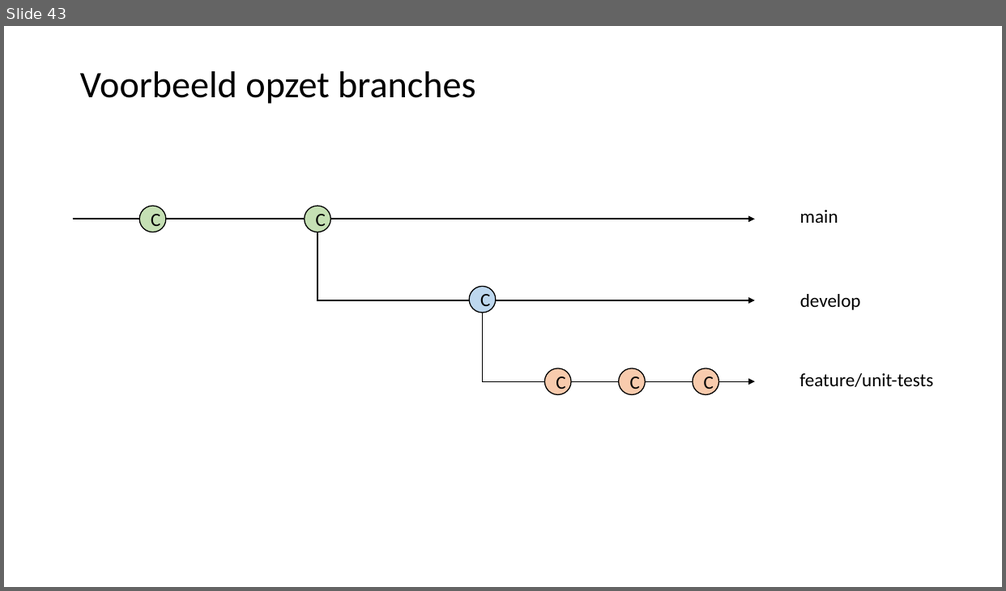
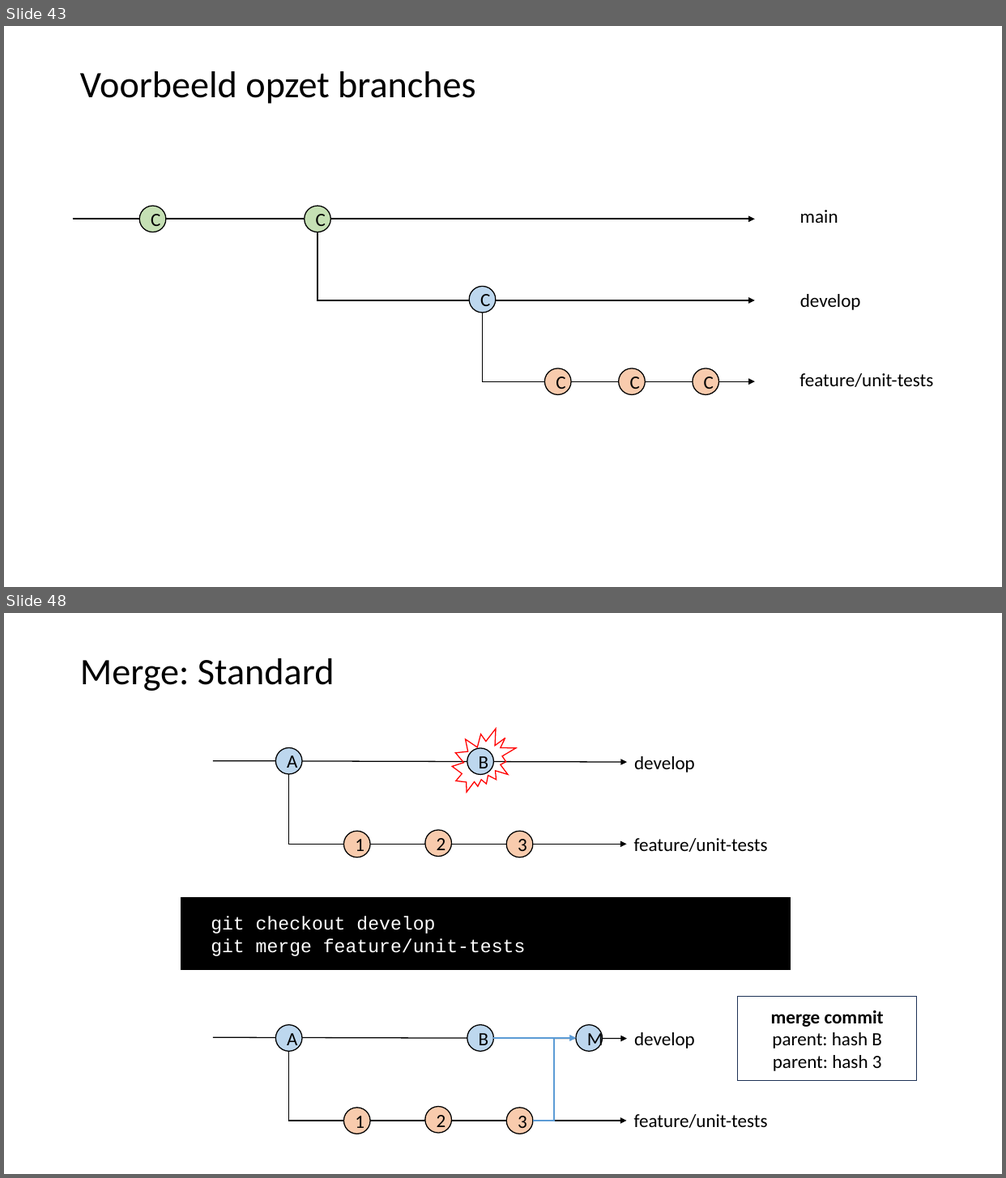
Before and after one commit to LFKoning/knowledge-sharing, a slide deck: git_course/1_basics/git_basic.pptx. Shown one above the other, each under a label of ours: slide 43 before the commit, slides 43 and 48 after it; the slides between them are not shown. The pictures are 1006x591 and 1006x1178 pixels, drawn with LibreOffice and Linux fonts; fonts in the diff are those of the drawing. Boxes give left, top, right and bottom in pixels: in the first picture for what was removed or moved away, otherwise in the second. Text is boxed around its words. In the diff, an @@ line names an element or a change of style, - is before the commit and + after.

```diff
--- a/git_course/1_basics/git_basic.pptx
+++ b/git_course/1_basics/git_basic.pptx
@@ slide 48 added at <box>4,613,1002,1174</box>, background #FFFFFF @@
@@ title added at <box>80,658,334,691</box>, 36 pt, text #000000 @@
+Merge: Standard
@@ irregular seal added at <box>453,729,516,793</box>, outline #FF0000 1 pt @@
@@ ellipse added at <box>467,748,493,775</box>, fill #BDD7EE, outline #000000 1 pt, 18 pt, text #000000 @@
+B
@@ group added at <box>213,747,768,857</box>: 4 ellipses, 2 texts, 1 arrow, 1 elbow arrow @@
+develop
+A
+2
+feature/unit-tests
+1
+3
@@ rectangle added at <box>181,898,791,970</box>, fill #000000, outline #000000 1 pt, 18 pt, text #FFFFFF @@
+git checkout develop
+git merge feature/unit-tests
@@ rectangle added at <box>738,997,917,1082</box>, outline #1E3256 1 pt, 18 pt, text #000000 @@
+merge commit
+parent: hash B
+parent: hash 3
@@ ellipse added at <box>275,1025,302,1052</box>, fill #BDD7EE, outline #000000 1 pt, 18 pt, text #000000 @@
+A
@@ ellipse added at <box>467,1025,493,1052</box>, fill #BDD7EE, outline #000000 1 pt, 18 pt, text #000000 @@
+B
@@ ellipse added at <box>576,1025,602,1052</box>, fill #BDD7EE, outline #000000 1 pt, 18 pt, text #000000 @@
+M
@@ arrow added from (213, 1037) to (627, 1039), #000000 1 pt @@
@@ arrow added from (493, 1038) to (576, 1038), #5B9BD5 1.5 pt @@
@@ elbow arrow added from (533, 1122) to (576, 1038), #5B9BD5 1.5 pt @@
@@ text added at <box>634,1033,695,1049</box>, 18 pt, text #000000 @@
+develop
@@ elbow arrow added from (289, 1052) to (627, 1122), #000000 1 pt @@
@@ ellipse added at <box>344,1108,370,1134</box>, fill #F8CBAD, outline #000000 1 pt, 18 pt, text #000000 @@
+1
@@ ellipse added at <box>425,1107,452,1133</box>, fill #F8CBAD, outline #000000 1 pt, 18 pt, text #000000 @@
+2
@@ ellipse added at <box>506,1108,533,1134</box>, fill #F8CBAD, outline #000000 1 pt, 18 pt, text #000000 @@
+3
@@ text added at <box>634,1114,768,1128</box>, 18 pt, text #000000 @@
+feature/unit-tests
```
Also in this commit, not shown: 2 slides changed, 5 other slides added, 6 slides removed, 3 other files.
